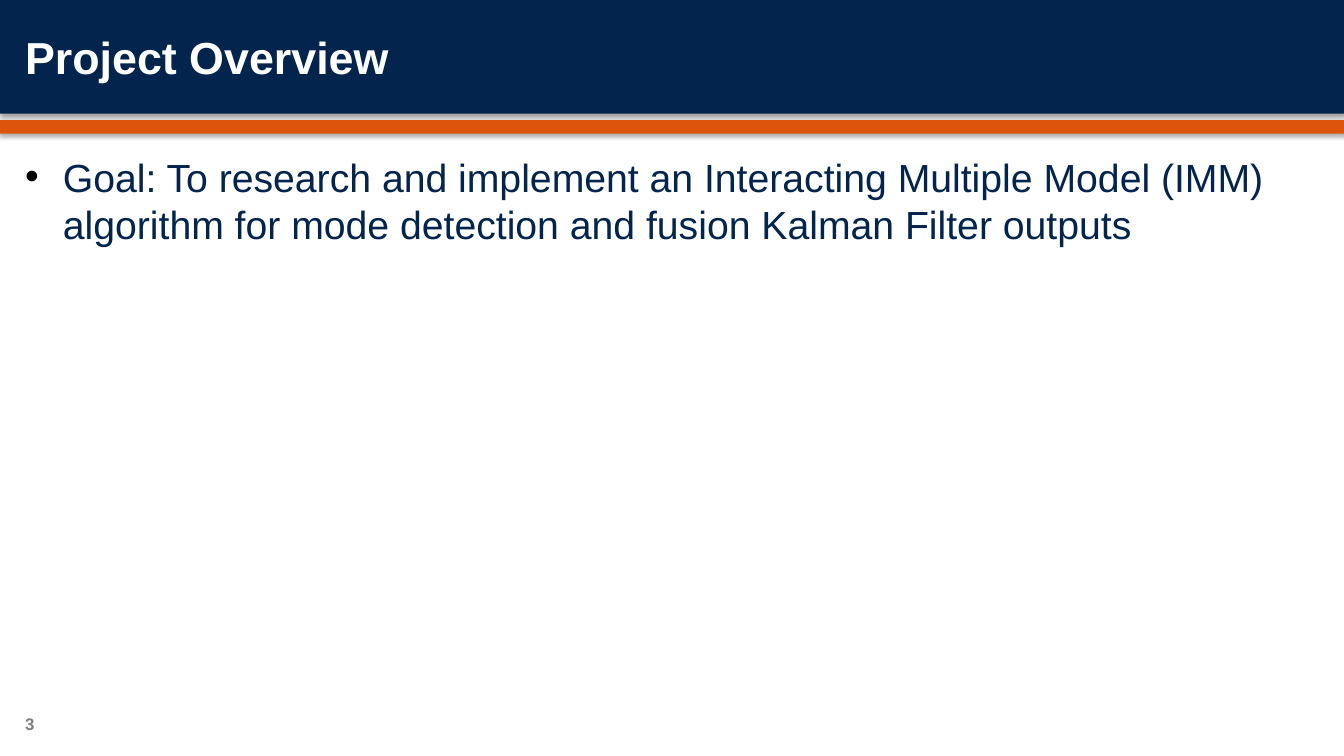
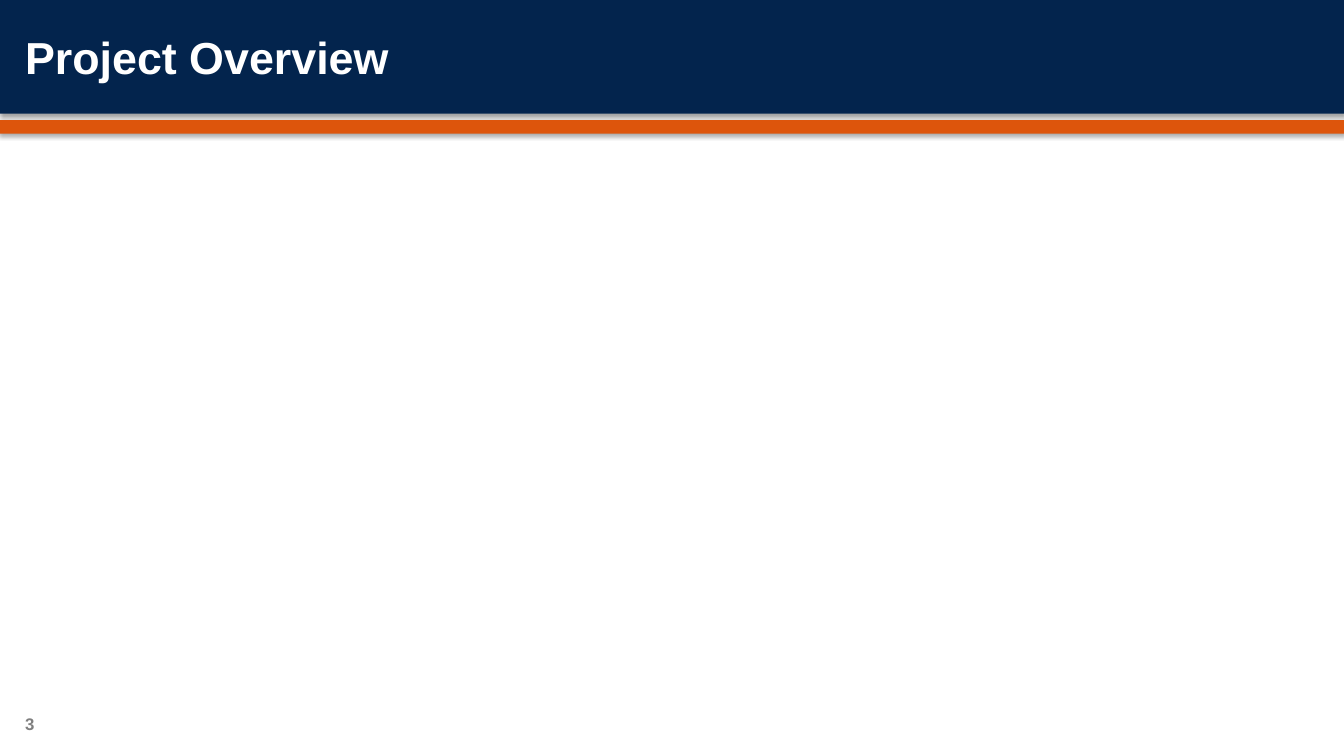
Before and after one commit to orenmillerrr/Optimal-Final-Project, a slide deck: slide 3 of report/OptimalFinalPresentation.pptx. Drawn at 1344x756 pixels with LibreOffice and Linux fonts; fonts in the diff are those of the drawing; grey boxes stand for pictures; background and template pictures are left out. Boxes give left, top, right and bottom in pixels: in the first picture for what was removed or moved away, otherwise in the second. Text is boxed around its words. In the diff, an @@ line names an element or a change of style, - is before the commit and + after.

```diff
--- a/report/OptimalFinalPresentation.pptx
+++ b/report/OptimalFinalPresentation.pptx
@@ text removed at <box>63,163,1263,247</box> @@
-• Goal: To research and implement an Interacting Multiple Model (IMM) algorithm for mode detection and fusion Kalman Filter outputs
```
Also in this commit, not shown: 10 other slides changed, 8 slides added, 2 slides removed, 38 other files.
